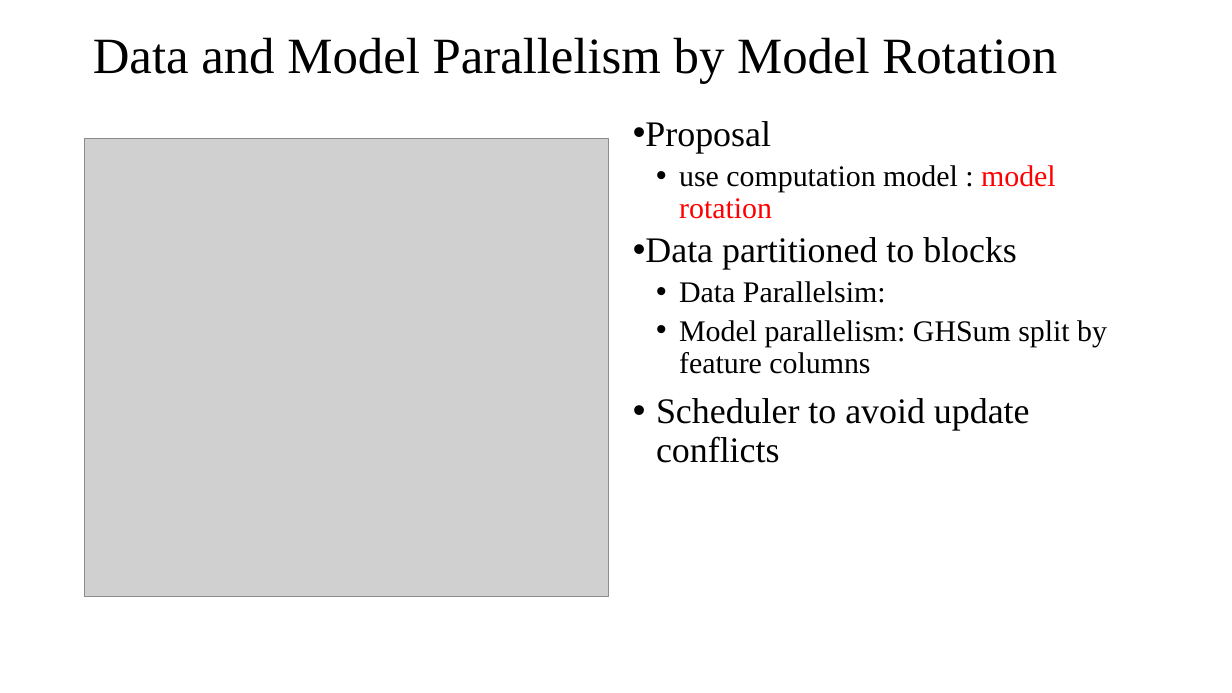
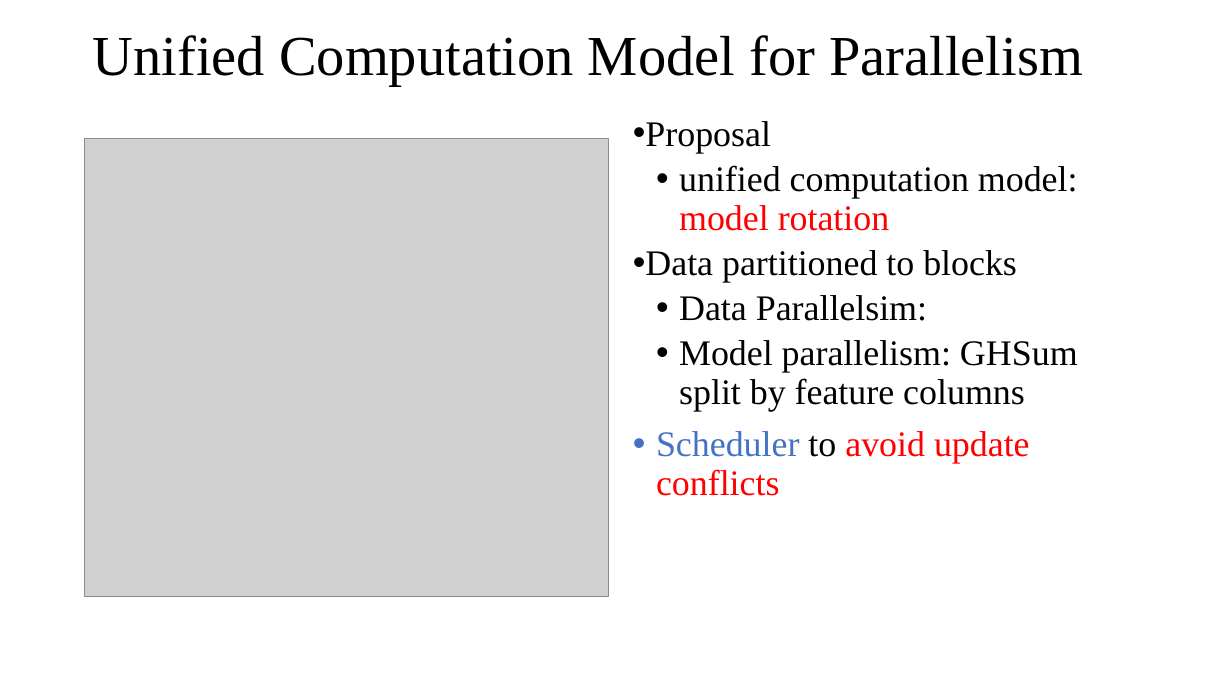
Before and after one commit to DSC-SPIDAL/harp, a slide deck: slide 23 of doc/meeting/0919-DistributedGBT-II/DistributedGBT-II-09192018.pptx. Drawn at 1232x693 pixels with LibreOffice and Linux fonts; fonts in the diff are those of the drawing; grey boxes stand for pictures. Boxes give left, top, right and bottom in pixels: in the first picture for what was removed or moved away, otherwise in the second. Text is boxed around its words. In the diff, an @@ line names an element or a change of style, - is before the commit and + after.

```diff
--- a/doc/meeting/0919-DistributedGBT-II/DistributedGBT-II-09192018.pptx
+++ b/doc/meeting/0919-DistributedGBT-II/DistributedGBT-II-09192018.pptx
@@ title at (x1=93, y1=35, x2=1083, y2=86): text changed; size 39.6 to 44 pt @@
-Data and Model Parallelism by Model Rotation
+Unified Computation Model for Parallelism
@@ text at (x1=679, y1=165, x2=1078, y2=231): text changed; size 23.3 to 28 pt @@
-    • use computation model : model rotation
+    • unified computation model: model rotation
@@ text at (x1=656, y1=295, x2=1078, y2=496): size 23.3 to 28 pt in "Data Parallelsim:", "Model parallelism: GHSum split by feature columns"; text colour #000000 to #4472C4 in "Scheduler"; text colour #000000 to #FF0000 in "avoid update conflicts" @@
```
Also in this commit, not shown: 14 other slides changed, 1 slide added, 1 slide removed, 4 other files.
